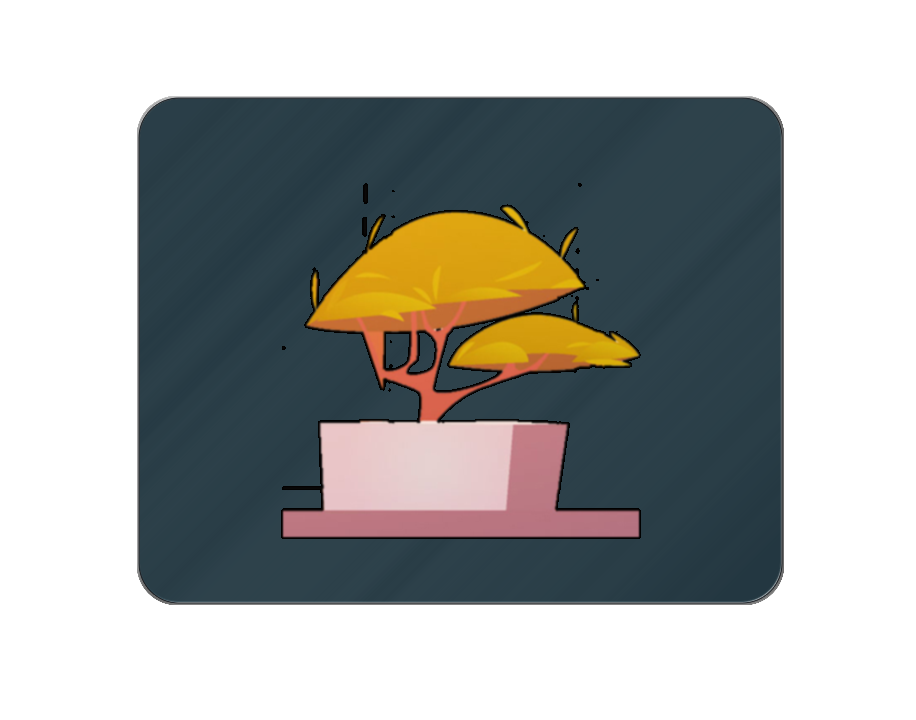
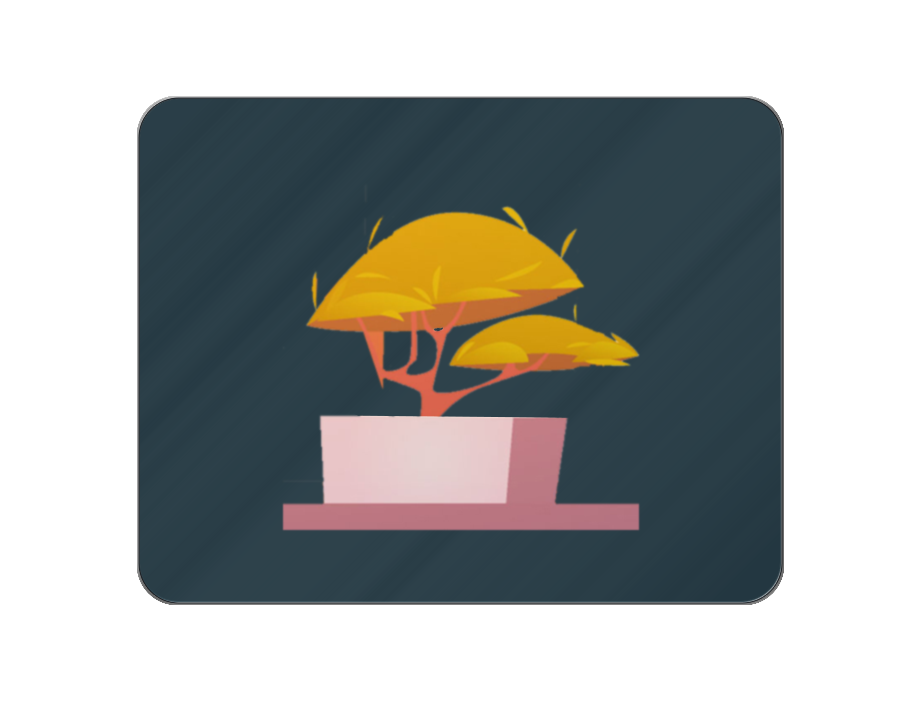
Comparing the layer stacks of the two 916 × 720 images. Changes:
painted on "Layer 6" over [281, 327, 641, 539]
